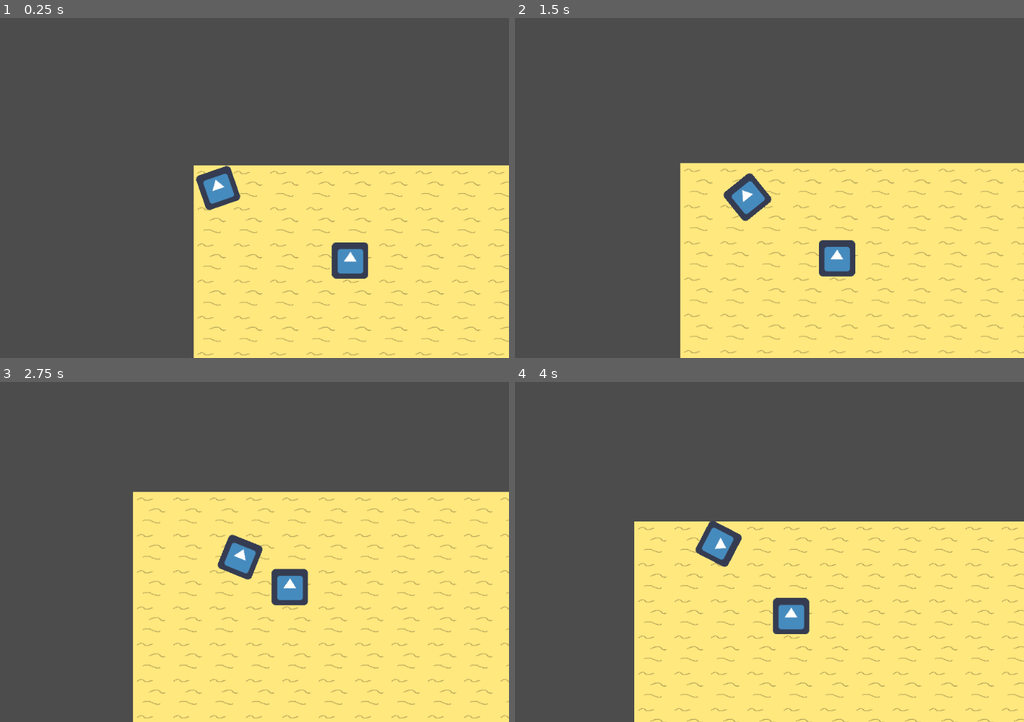
Above: before the commit, frames 1-4 (two rows, left to right).
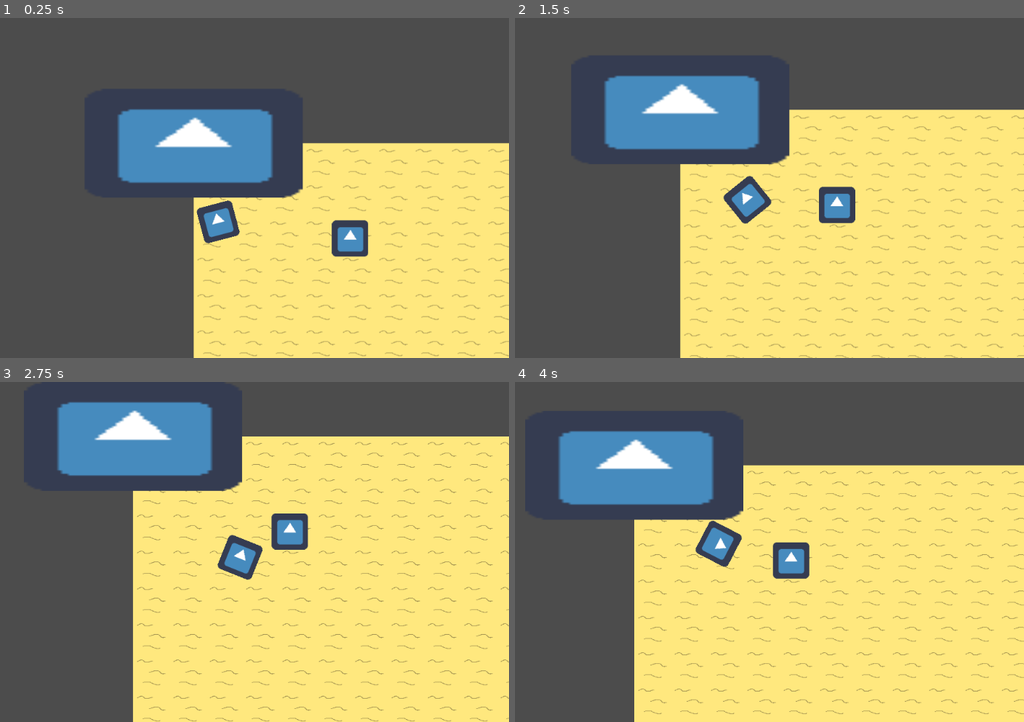
Above: after the commit, the same moments.

Repository: JortvD/ld49
Game: Godot game, scene res://scenes/MainScene.tscn
The game is run twice, just before and just after one commit, with the same random seed, the same clock (stepped at 60 frames per second) and the same inputs. The engine's default icon, where the game draws it, is replaced by a stand-in: a white triangle on a blue panel in a dark square.
Inputs (mouse positions are in pixels of both pictures, inside the frame that each line leads up to):
- Up to frame 1 (0.25 s): no input
- Up to frame 2 (1.5 s): move the mouse to (861, 171) at 0.52 s; hold Right (ui_right) 0.53-1.28 s; move the mouse to (616, 205) at 1.27 s; hold Down (ui_down) from 1.28 s (still down)
- Up to frame 3 (2.75 s): move the mouse to (274, 477) at 2.02 s; release Down (ui_down) at 2.03 s; hold Right (ui_right) from 2.03 s (still down)
- Up to frame 4 (4 s): move the mouse to (703, 620) at 2.77 s; release Right (ui_right) at 2.78 s; hold Up (ui_up) 2.78-3.53 s; move the mouse to (906, 603) at 3.52 s; hold Left (ui_left) from 3.53 s (still down)

The runs differ from the first frame. In frame 1, 15% of the frame differs, in the area x 23-100%, y 26-100%; in frame 2, 19%; in frame 3, 21%, in the area x 11-100%, y 5-100%; in frame 4, 20%.

Commit message:
Add building

Diff:
--- /dev/null
+++ b/building/Building.gd
@@ -0,0 +1,8 @@
+extends Node2D
+
+export(Texture) var texture
+
+func _ready():
+	$Sprite.texture = texture
+	var size = texture.get_size() / 2
+	$StaticBody2D/CollisionShape2D.shape.extents = size
--- /dev/null
+++ b/building/Building.tscn
@@ -0,0 +1,17 @@
+[gd_scene load_steps=4 format=2]
+
+[ext_resource path="res://building/Building.gd" type="Script" id=1]
+[ext_resource path="res://icon.png" type="Texture" id=2]
+
+[sub_resource type="RectangleShape2D" id=1]
+
+[node name="Building" type="Node2D"]
+script = ExtResource( 1 )
+
+[node name="Sprite" type="Sprite" parent="."]
+texture = ExtResource( 2 )
+
+[node name="StaticBody2D" type="StaticBody2D" parent="."]
+
+[node name="CollisionShape2D" type="CollisionShape2D" parent="StaticBody2D"]
+shape = SubResource( 1 )
--- a/scenes/MainScene.tscn
+++ b/scenes/MainScene.tscn
@@ -1,15 +1,16 @@
-[gd_scene load_steps=7 format=2]
+[gd_scene load_steps=8 format=2]
 
 [ext_resource path="res://world/World.tscn" type="PackedScene" id=1]
 [ext_resource path="res://Player/Player.tscn" type="PackedScene" id=2]
 [ext_resource path="res://scenes/NPC.gd" type="Script" id=3]
 [ext_resource path="res://scenes/MainScene.gd" type="Script" id=4]
 [ext_resource path="res://icon.png" type="Texture" id=5]
+[ext_resource path="res://building/Building.tscn" type="PackedScene" id=6]
 
 [sub_resource type="NavigationPolygon" id=1]
-vertices = PoolVector2Array( -232, -224, -72, -224, 64, -128, -184, 32, -384, 104, -152, 256, -72, 168, 160, 88, 56, 264, 136, -56, 424, 32, 432, 240, 160, 232 )
-polygons = [ PoolIntArray( 0, 1, 2, 3, 4 ), PoolIntArray( 5, 4, 3, 6 ), PoolIntArray( 7, 8, 5, 6, 9 ), PoolIntArray( 7, 9, 10, 11 ), PoolIntArray( 7, 11, 12 ) ]
-outlines = [ PoolVector2Array( 160, 88, 160, 232, 432, 240, 424, 32, 136, -56, -72, 168, -184, 32, 64, -128, -72, -224, -232, -224, -384, 104, -152, 256, 56, 264 ) ]
+vertices = PoolVector2Array( -232, -224, 105.1, -243.29, 86.2228, -149.847, -204.49, -134.745, -384, 104, -211.098, 99.336, -152, 256, 56, 264, 186.273, 86.1218, 134.361, 210.713, 228.748, -180.995, 523.237, -174.388, 432, 240, 160, 232 )
+polygons = [ PoolIntArray( 0, 1, 2, 3 ), PoolIntArray( 4, 0, 3, 5 ), PoolIntArray( 6, 4, 5 ), PoolIntArray( 7, 6, 5, 8, 9 ), PoolIntArray( 10, 11, 12, 8 ), PoolIntArray( 8, 12, 13, 9 ) ]
+outlines = [ PoolVector2Array( 134.361, 210.713, 160, 232, 432, 240, 523.237, -174.388, 228.748, -180.995, 186.273, 86.1218, -211.098, 99.336, -204.49, -134.745, 86.2228, -149.847, 105.1, -243.29, -232, -224, -384, 104, -152, 256, 56, 264 ) ]
 
 [node name="MainScene" type="Node2D"]
 script = ExtResource( 4 )
@@ -27,9 +28,15 @@
 [node name="Navigation2D" type="Navigation2D" parent="."]
 
 [node name="NavigationPolygonInstance" type="NavigationPolygonInstance" parent="Navigation2D"]
-position = Vector2( -0.867004, 7.78101 )
+position = Vector2( 9.51563, 17.2198 )
 navpoly = SubResource( 1 )
 
 [node name="Line2D" type="Line2D" parent="."]
 points = PoolVector2Array( 84.7354, 83.5898 )
 default_color = Color( 1, 0.4, 0.4, 1 )
+
+[node name="Buildings" type="Node2D" parent="."]
+
+[node name="Building" parent="Buildings" instance=ExtResource( 6 )]
+scale = Vector2( 6, 3 )
+texture = ExtResource( 5 )
